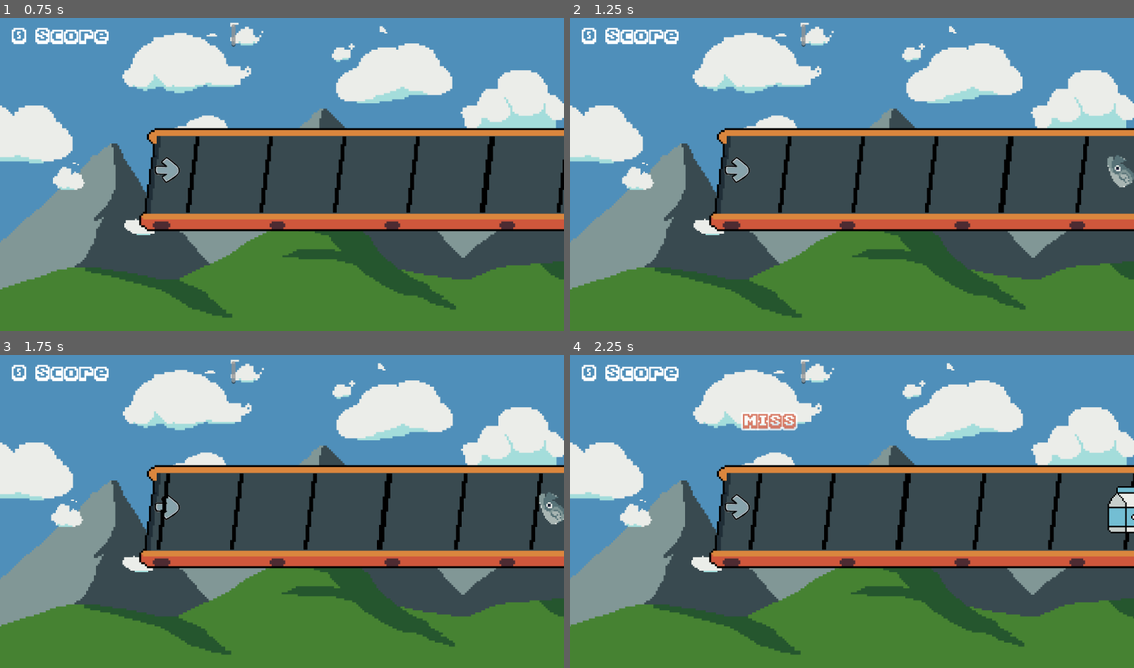
Above: before the commit, frames 1-4 (two rows, left to right).
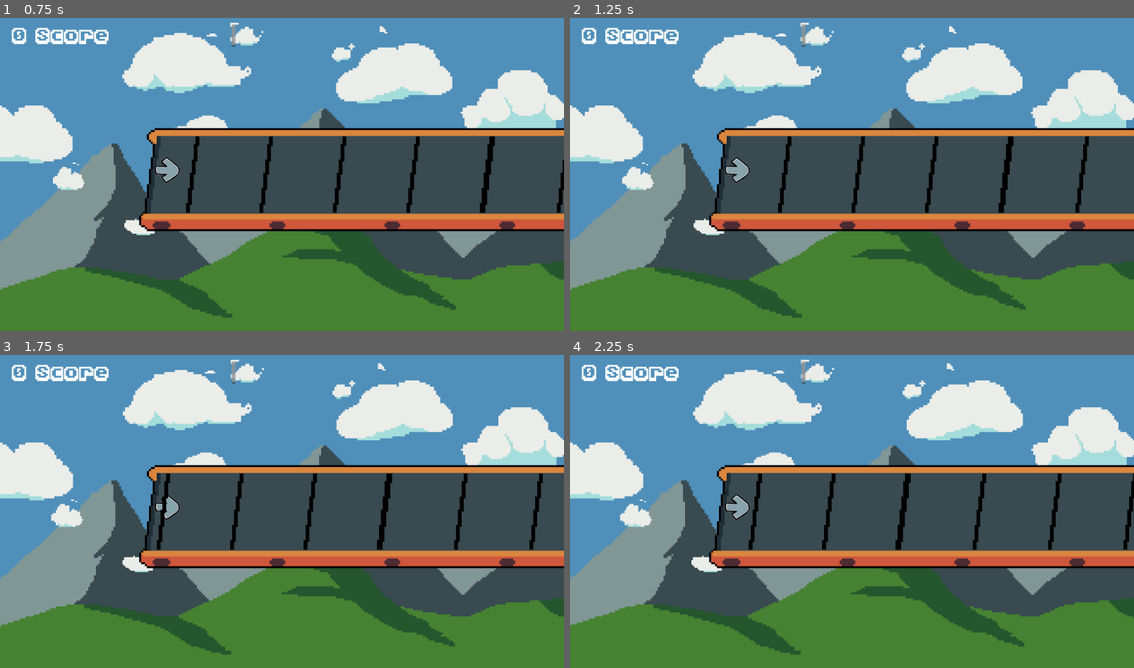
Above: after the commit, the same moments.

Repository: piperinnshall/wlgg-world-day
Game: Godot game, scene res://src/stages/stage_one.tscn
Two runs of this game, one before a commit and one after it. Both use one fixed random seed, a clock stepped at 60 frames per second and the inputs below.
Inputs:
- Up to frame 1 (0.75 s): tap E (key_E) at 0.6 s
- Up to frame 2 (1.25 s): no input
- Up to frame 3 (1.75 s): tap Q (key_Q) at 1.35 s
- Up to frame 4 (2.25 s): tap E (key_E) at 2.1 s

Frame 1 is identical in both runs. In frame 2, 0.3% of the frame differs, in the area x 95-100%, y 43-55%; in frame 3, 0.3%; in frame 4, 1.0%, in the area x 30-100%, y 18-57%.

Commit message:
chore: Start spawning key presses in editor

Diff:
--- a/src/scripts/key_listener.gd
+++ b/src/scripts/key_listener.gd
@@ -24,6 +24,10 @@
 	Signals.create_moving_key.connect(create_moving_key)
 
 func _process(delta: float) -> void:
+	if Input.is_action_just_pressed(key_up):
+		Signals.key_listener_press.emit(key_down, 0)
+	elif Input.is_action_just_pressed(key_down):
+		Signals.key_listener_press.emit(key_down, 1)
 
 	# Make sure the array of keys is not empty
 	if key_moving_queue.size() > 0:
@@ -73,18 +77,14 @@
 			st_instance.global_position = global_position - Vector2(100, 200)
 
 func create_moving_key(button_name: String):
+	var km_inst = key_moving.instantiate()
+	km_inst.z_index = 30
 	if button_name == key_up:
-		var km_inst = key_moving.instantiate()
-		km_inst.z_index = 30
-		get_tree().get_root().call_deferred("add_child", km_inst)
 		km_inst.setup(3)
-		key_moving_queue.push_back(km_inst)
 	elif button_name == key_down:
-		var km_inst = key_moving.instantiate()
-		km_inst.z_index = 30
-		get_tree().get_root().call_deferred("add_child", km_inst)
 		km_inst.setup(1)
-		key_moving_queue.push_back(km_inst)
+	get_tree().get_root().call_deferred("add_child", km_inst)
+	key_moving_queue.push_back(km_inst)
 
 func _on_random_spawn_timer_timeout() -> void:
 	#create_moving_key()
--- a/src/scripts/level_editor.gd
+++ b/src/scripts/level_editor.gd
@@ -1,7 +1,7 @@
 extends Node2D
 
 # Set this to true before the game to add levels
-const in_editor: bool = false
+const in_editor: bool = true
 var level_name_current = "WHIMSICAL_TOWN"
 # Each level has an array km times
 # km times stores the time to spawn the km
@@ -13,9 +13,10 @@
 }
 func _ready() -> void:
 	$MusicPlayer.stream = level_info.get(level_name_current).get("music")
+	$MusicPlayer.play()
 
 	if in_editor:
-		pass
+		Signals.key_listener_press.connect(key_listener_press)
 	else:
 		var km_times = level_info.get(level_name_current).get("km_times")
 		var km_times_arr = str_to_var(km_times)
@@ -31,9 +32,12 @@
 					button_name = "key_E"
 
 			for delay in key:
-				spawn_moving_key(button_name,delay)
+				spawn_moving_key(button_name, delay)
 
 			counter += 1
+
+func key_listener_press(button_name: String, array_num: int):
+	print(array_num)
 
 func spawn_moving_key(button_name: String, delay: float):
 	await get_tree().create_timer(delay).timeout
--- a/src/scripts/signals.gd
+++ b/src/scripts/signals.gd
@@ -6,3 +6,4 @@
 signal reset_combo()
 
 signal create_moving_key(button_name: String)
+signal key_listener_press(button_name: String, array_num: int)
